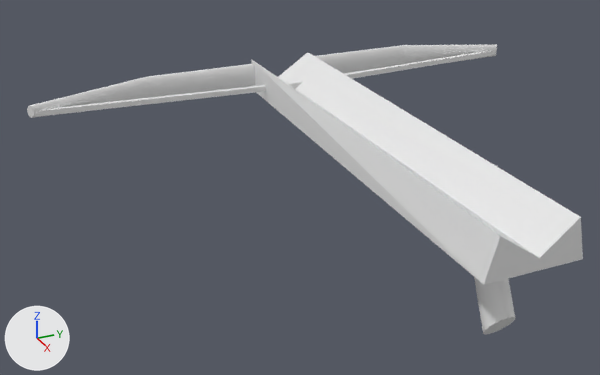
A saved change to the Blender file crossbow.blend.
Before and after are seen from a 50 mm camera at (8.55, -3.98, 3.61) aimed at (0.83, -0.51, -0.25). Lighting does not change. The marker at lower left points along +X, +Y and +Z.
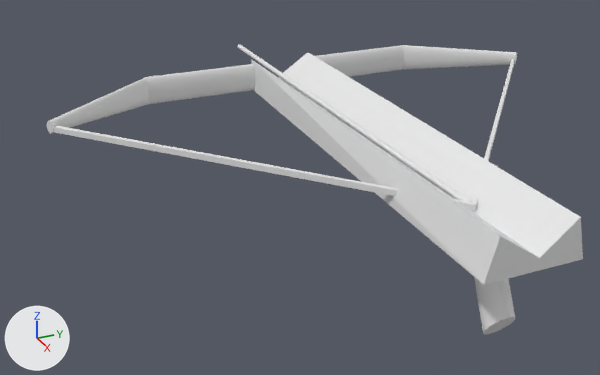
Where the change shows, as pixel boxes (x1, y1, x2, y2) in the pictures (600 x 375 px; the box of a moved part takes in the faces that stretch with it):
'Cube', reshaped
    before: (27, 44, 583, 334)
    after: (47, 44, 583, 334)
part 1 of me_cube, added
    after: (237, 44, 472, 202)
part 2 of me_cube, moved or reshaped
    before: (27, 44, 497, 118)
    after: (47, 45, 517, 211)

Edits to the bpy script that builds the scene:
```text
Change me_cube:
    used by ob_cube; location = (0.0, 0.0, 0.0)
    remove me_cube.from_pydata(...)  # 310 vertices, 214 faces; spans x -1.0..4.19, y -3.14..3.21, z -0.53..0.73
    add me_cube.from_pydata(...)  # 374 vertices, 248 faces; spans x -2.4..4.19, y -3.02..3.12, z -0.53..0.73
    me_cube part 1: a new loose piece of 64 vertices spanning x -2.4..3.25, y -0.03..0.03, z 0.48..0.55, in mat_material (white #e7e7e7)
    me_cube part 2
    4 vertices are removed from x -0.51..-0.45, y 0.01, z 0.47..0.53
    8 faces are deleted
    20 vertices in x -0.74..-0.68, y 3.14..3.21, z 0.45..0.61 move by (0.56, -0.09, 0.04)
    11 vertices in x -0.73..-0.67, y -3.14..-3.08, z 0.46..0.6 move by (0.54, 0.12, -0.02)
    6 vertices in x -0.73..-0.67, y -3.14..-3.08, z 0.48..0.59 move by (0.54, 0.12, -0.01)
    6 vertices in x -0.72..-0.68, y -3.13..-3.09, z 0.46..0.6 move by (0.55, 0.13, -0.02)
    5 vertices in x -0.72..-0.68, y -3.14..-3.09, z 0.49..0.6 move by (0.54, 0.13, -0.02)
    5 vertices in x -0.74..-0.68, y -3.14..-3.07, z 0.46..0.56 move by (0.55, 0.12, -0.02)
    19 vertices move from x -0.74..-0.67, y -3.14..3.21, z 0.45..0.61 to x -0.19..-0.12, y -3.01..3.12, z 0.46..0.65
    4 vertices are added at (3.27, 0.01, 0.47), (3.27, 0.01, 0.53), (3.33, 0.01, 0.47), (3.33, 0.01, 0.53)
    8 new faces join them
```
